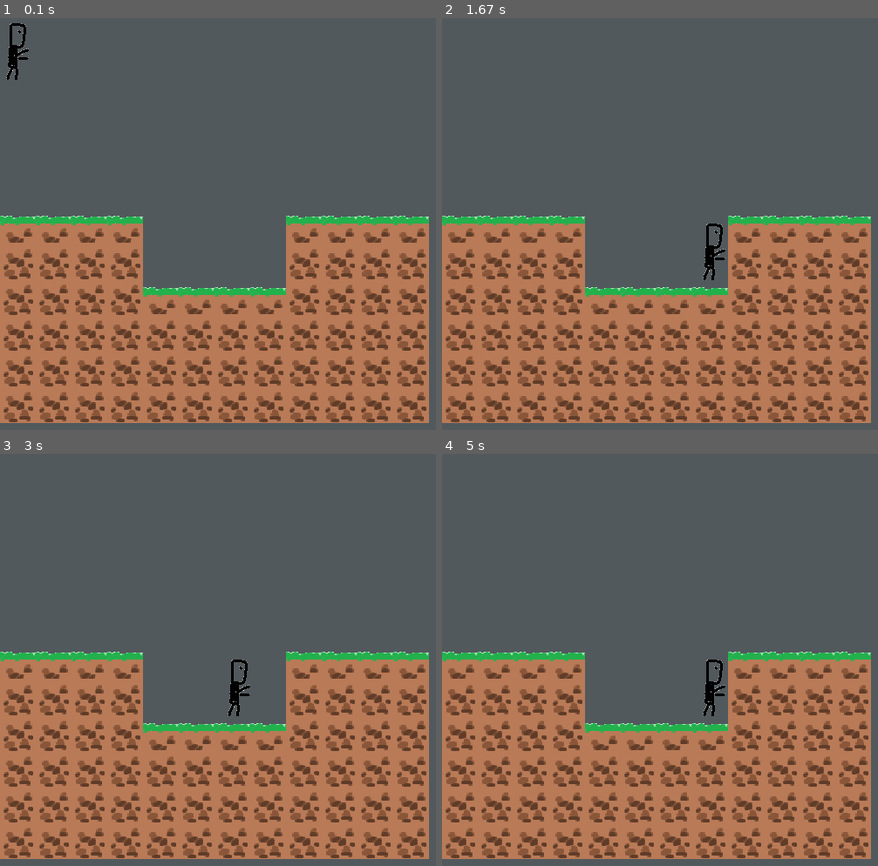
Above: before the commit, frames 1-4 (two rows, left to right).
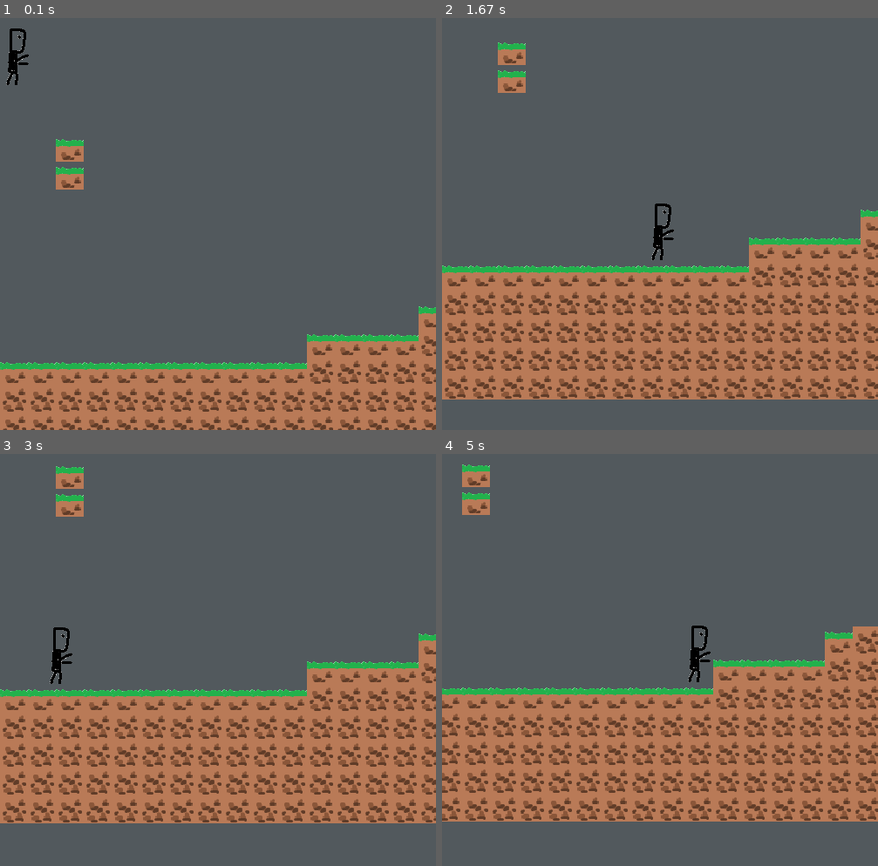
Above: after the commit, the same moments.

Repository: goglgo/pygame_jumBBGGing
Game: pygame game, started from main.py
Same seed, same stepped clock (60 frames per second), same inputs: the game is played once before the commit and once after it.
Inputs:
- Up to frame 1 (0.1 s): no input
- Up to frame 2 (1.67 s): hold Space 0.33-0.8 s; hold Right 0.33-0.8 s; hold Right 0.83-1.3 s; tap Space at 0.9, 1.2, 1.4 s; hold Right from 1.33 s (still down)
- Up to frame 3 (3 s): tap Space at 1.7, 1.9, 2.2, 2.47, 2.77, 2.9 s; release Right at 1.8 s; hold Left 1.83-2.37 s; hold Left 2.4-2.8 s; hold Right from 2.83 s (still down)
- Up to frame 4 (5 s): tap Space at 3.2, 3.57, 3.87, 4.07, 4.37, 4.57, 4.87 s; release Right at 3.47 s; hold Left 3.5-3.97 s; hold Right 4-4.47 s; hold Right 4.5-4.97 s

The runs differ from the first frame. In frame 1, 39% of the frame differs, in the area x 0-100%, y 1-100%; in frame 2, 31%; in frame 3, 33%; in frame 4, 34%.

Commit message:
added camera

Diff:
--- /dev/null
+++ b/camera_example.py
@@ -0,0 +1,191 @@
+#! /usr/bin/python
+
+import pygame
+from pygame import *
+
+SCREEN_SIZE = pygame.Rect((0, 0, 800, 640))
+TILE_SIZE = 32
+GRAVITY = pygame.Vector2((0, 0.3))
+
+class CameraAwareLayeredUpdates(pygame.sprite.LayeredUpdates):
+    def __init__(self, target, world_size):
+        super().__init__()
+        self.target = target
+        self.cam = pygame.Vector2(0, 0)
+        self.world_size = world_size
+        if self.target:
+            self.add(target)
+
+    def update(self, *args):
+        super().update(*args)
+        if self.target:
+            x = -self.target.rect.center[0] + SCREEN_SIZE.width/2
+            y = -self.target.rect.center[1] + SCREEN_SIZE.height/2
+            self.cam += (pygame.Vector2((x, y)) - self.cam) * 0.05
+            self.cam.x = max(-(self.world_size.width-SCREEN_SIZE.width), min(0, self.cam.x))
+            self.cam.y = max(-(self.world_size.height-SCREEN_SIZE.height), min(0, self.cam.y))
+
+    def draw(self, surface):
+        spritedict = self.spritedict
+        surface_blit = surface.blit
+        dirty = self.lostsprites
+        self.lostsprites = []
+        dirty_append = dirty.append
+        init_rect = self._init_rect
+        for spr in self.sprites():
+            rec = spritedict[spr]
+            newrect = surface_blit(spr.image, spr.rect.move(self.cam))
+            if rec is init_rect:
+                dirty_append(newrect)
+            else:
+                if newrect.colliderect(rec):
+                    dirty_append(newrect.union(rec))
+                else:
+                    dirty_append(newrect)
+                    dirty_append(rec)
+            spritedict[spr] = newrect
+        return dirty
+
+def main():
+    pygame.init()
+    screen = pygame.display.set_mode(SCREEN_SIZE.size)
+    pygame.display.set_caption("Use arrows to move!")
+    timer = pygame.time.Clock()
+
+    level = [
+        "PPPPPPPPPPPPPPPPPPPPPPPPPPPPPPPPPPPPPPPPPPPP",
+        "P                                          P",
+        "P                                          P",
+        "P                                          P",
+        "P                    PPPPPPPPPPP           P",
+        "P                                          P",
+        "P                                          P",
+        "P                                          P",
+        "P    PPPPPPPP                              P",
+        "P                                          P",
+        "P                          PPPPPPP         P",
+        "P                 PPPPPP                   P",
+        "P                                          P",
+        "P         PPPPPPP                          P",
+        "P                                          P",
+        "P                     PPPPPP               P",
+        "P                                          P",
+        "P   PPPPPPPPPPP                            P",
+        "P                                          P",
+        "P                 PPPPPPPPPPP              P",
+        "P                                          P",
+        "P                                          P",
+        "P                                          P",
+        "P                                          P",
+        "PPPPPPPPPPPPPPPPPEPPPPPPPPPPPPPPPPPPPPPPPPPP",]
+
+
+    platforms = pygame.sprite.Group()
+    player = Player(platforms, (TILE_SIZE, TILE_SIZE))
+    level_width  = len(level[0])*TILE_SIZE
+    level_height = len(level)*TILE_SIZE
+    entities = CameraAwareLayeredUpdates(player, pygame.Rect(0, 0, level_width, level_height))
+    # build the level
+    x = y = 0
+    for row in level:
+        for col in row:
+            if col == "P":
+                Platform((x, y), platforms, entities)
+            if col == "E":
+                ExitBlock((x, y), platforms, entities)
+            x += TILE_SIZE
+        y += TILE_SIZE
+        x = 0
+
+    while 1:
+
+        for e in pygame.event.get():
+            if e.type == QUIT:
+                return
+            if e.type == KEYDOWN and e.key == K_ESCAPE:
+                return
+
+        entities.update()
+
+        screen.fill((0, 0, 0))
+        entities.draw(screen)
+        pygame.display.update()
+        timer.tick(60)
+
+class Entity(pygame.sprite.Sprite):
+    def __init__(self, color, pos, *groups):
+        super().__init__(*groups)
+        self.image = Surface((TILE_SIZE, TILE_SIZE))
+        self.image.fill(color)
+        self.rect = self.image.get_rect(topleft=pos)
+
+class Player(Entity):
+    def __init__(self, platforms, pos, *groups):
+        super().__init__(Color("#0000FF"), pos)
+        self.vel = pygame.Vector2((0, 0))
+        self.onGround = False
+        self.platforms = platforms
+        self.speed = 8
+        self.jump_strength = 10
+
+    def update(self):
+        pressed = pygame.key.get_pressed()
+        up = pressed[K_UP]
+        left = pressed[K_LEFT]
+        right = pressed[K_RIGHT]
+        running = pressed[K_SPACE]
+
+        if up:
+            # only jump if on the ground
+            if self.onGround: self.vel.y = -self.jump_strength
+        if left:
+            self.vel.x = -self.speed
+        if right:
+            self.vel.x = self.speed
+        if running:
+            self.vel.x *= 1.5
+        if not self.onGround:
+            # only accelerate with gravity if in the air
+            self.vel += GRAVITY
+            # max falling speed
+            if self.vel.y > 100: self.vel.y = 100
+        # print(self.vel.y)
+        if not(left or right):
+            self.vel.x = 0
+        # increment in x direction
+        self.rect.left += self.vel.x
+        # do x-axis collisions
+        self.collide(self.vel.x, 0, self.platforms)
+        # increment in y direction
+        self.rect.top += self.vel.y
+        # assuming we're in the air
+        self.onGround = False;
+        # do y-axis collisions
+        self.collide(0, self.vel.y, self.platforms)
+
+    def collide(self, xvel, yvel, platforms):
+        for p in platforms:
+            if pygame.sprite.collide_rect(self, p):
+                if isinstance(p, ExitBlock):
+                    pygame.event.post(pygame.event.Event(QUIT))
+                if xvel > 0:
+                    self.rect.right = p.rect.left
+                if xvel < 0:
+                    self.rect.left = p.rect.right
+                if yvel > 0:
+                    self.rect.bottom = p.rect.top
+                    self.onGround = True
+                    self.vel.y = 0
+                if yvel < 0:
+                    self.rect.top = p.rect.bottom
+
+class Platform(Entity):
+    def __init__(self, pos, *groups):
+        super().__init__(Color("#DDDDDD"), pos, *groups)
+
+class ExitBlock(Entity):
+    def __init__(self, pos, *groups):
+        super().__init__(Color("#0033FF"), pos, *groups)
+
+if __name__ == "__main__":
+    main()
--- a/main.py
+++ b/main.py
@@ -4,16 +4,17 @@
 
 BASE_DIR = os.getcwd()
 ASSET_DIR = os.path.join(BASE_DIR, "assets")
+MAP_DIR = os.path.join(BASE_DIR, "maps")
 
 # Set up the drawing window size
 SCREEN_WIDTH = 500
 SCREEN_HEIGHT = 500
-
+TILE_SIZE = 32
 
 from pygame.locals import *
 from modules.map import *
 from modules.player import *
-
+from modules.camera import *
 pygame.init()
 
 
@@ -24,6 +25,7 @@
 
 os.environ['SCREEN_WIDTH'] = str(SCREEN_WIDTH)
 os.environ['SCREEN_HEIGHT'] = str(SCREEN_HEIGHT)
+os.environ['TILE_SIZE'] = str(TILE_SIZE)
 
 SCREEN_SIZE = (SCREEN_WIDTH, SCREEN_HEIGHT)
 screen = pygame.display.set_mode(SCREEN_SIZE)
@@ -63,10 +65,9 @@
 
 
 
-Player = PlayerObject()
 
-Map = GameMap()
 
+Map = GameMap(os.path.join(MAP_DIR, "map_level1.txt"))
 test_sprite = CollideTest()
 
 collide_sprites = pygame.sprite.Group()
@@ -78,29 +79,18 @@
     "test": collide_sprites
 }
 
+Player = PlayerObject(collisions_group)
+
+entities = CameraAwareLayeredUpdates(Player, pygame.Rect(0, 0, Map.total_width, Map.total_width))
+entities.add(Map.collision_group)
+
 while EVENT.running:
     EVENT.check()
 
-    # screen에 흰색을 채웁니다.
-    screen.fill((255, 255, 255))
+    entities.update()
 
-    # display에 다른 색을 채웁니다.
-    display.fill((82, 89, 93))
-    Map.update(display)
-
-    display.blit(Player.surf, Player.rect)
-    # display.blit(test_sprite.surf, test_sprite.rect)
-    screen.blit(display, (0, 0))
-
-    display = pygame.transform.scale(display, (SCREEN_WIDTH, SCREEN_HEIGHT))
-    # test_sprite.resize((SCREEN_WIDTH, SCREEN_HEIGHT))
-
-    # if pygame.sprite.spritecollideany(Player, collide_sprites):
-    #     test_sprite.red_update()
-    # else :
-    #     test_sprite.black_update()
-
-    Player.move(collisions_group)
+    screen.fill((82, 89, 93))
+    entities.draw(screen)
 
     pygame.display.flip()
     clock.tick(60)
--- /dev/null
+++ b/maps/map_level1.txt
@@ -0,0 +1,18 @@
+0000000000000000000000000000000000000000000000000000000000000000000000000000000000000000
+0000000000000000000000000000000000000000000000000000000000000000000000000000000000000000
+0000000000000000000000000000000000000000000000000000000000000000000000000000000000000000
+0000000000000000000000000000000000000000000000000000000000000000000000000000000000000000
+0000000000000000000000000000000000000000000000000000000000000000000000000000000000000000
+0010000000000000000000000000000000000000000000000000000000000000000000000000000000000000
+0010000000000000000000000000000000000000000000000000000000000000000000000000000000000000
+0000000000000000000000000000000000000000000000000000000000000000000000000000000000000000
+0000000000000000000000000000000000000000000000000000000000000000000000000000000000000000
+0000000000000000000000000000000000000000000000000000000000000000000000000000000000000000
+0000000000000000010000000000000000000000000000000000000000000000000000000000000000000000
+0000000000000001220000000000000000000000000000000000000000111111111000000000000000000000
+000000000001111222000001111110000000000000000000000000000000000000000000000000000000000
+1111111111122222221111112222211111111111111111111111111111111111111111111111111111111111
+2222222222222222222222222222222222222222222222222222222222222222222222222222222222222222
+2222222222222222222222222222222222222222222222222222222222222222222222222222222222222222
+2222222222222222222222222222222222222222222222222222222222222222222222222222222222222222
+2222222222222222222222222222222222222222222222222222222222222222222222222222222222222222
--- /dev/null
+++ b/modules/camera.py
@@ -0,0 +1,48 @@
+import pygame, os
+
+SCREEN_WIDTH = int(os.environ.get('SCREEN_WIDTH', 500))
+SCREEN_HEIGHT = int(os.environ.get('SCREEN_HEIGHT', 500))
+SCREEN_SIZE = pygame.Rect((0, 0, SCREEN_WIDTH, SCREEN_HEIGHT))
+
+
+class CameraAwareLayeredUpdates(pygame.sprite.LayeredUpdates):
+    def __init__(self, target, world_size):
+        super().__init__()
+        self.target = target
+        self.cam = pygame.Vector2(0, 0)
+        self.world_size = world_size
+        if self.target:
+            self.add(target)
+
+    def update(self, *args):
+        super().update(*args)
+        if self.target:
+            x = -self.target.rect.center[0] + SCREEN_SIZE.width/2
+            y = -self.target.rect.center[1] + SCREEN_SIZE.height/2
+            self.cam += (pygame.Vector2((x, y)) - self.cam) * 0.05
+            self.cam.x = max(-(self.world_size.width-SCREEN_SIZE.width), min(0, self.cam.x))
+            self.cam.y = max(-(self.world_size.height-SCREEN_SIZE.height), min(0, self.cam.y))
+
+    def draw(self, surface):
+        spritedict = self.spritedict
+        surface_blit = surface.blit
+
+        dirty = self.lostsprites
+
+        self.lostsprites = []
+        dirty_append = dirty.append
+
+        init_rect = self._init_rect
+        for spr in self.sprites():
+            rec = spritedict[spr]
+            newrect = surface_blit(spr.image, spr.rect.move(self.cam))
+            if rec is init_rect:
+                dirty_append(newrect)
+            else:
+                if newrect.colliderect(rec):
+                    dirty_append(newrect.union(rec))
+                else:
+                    dirty_append(newrect)
+                    dirty_append(rec)
+            spritedict[spr] = newrect
+        return dirty
--- a/modules/map.py
+++ b/modules/map.py
@@ -4,6 +4,20 @@
 
 SCREEN_WIDTH = int(os.environ.get('SCREEN_WIDTH', 500))
 SCREEN_HEIGHT = int(os.environ.get('SCREEN_HEIGHT', 500))
+
+# https://stackoverflow.com/questions/14354171/add-scrolling-to-a-platformer-in-pygame
+
+
+class Camera(object):
+    def __init__(self, camera_func, width, height):
+        self.camera_func = camera_func
+        self.state = pygame.Rect(0, 0, width, height)
+
+    def apply(self, target):
+        return target.rect.move(self.state.topleft)
+
+    def update(self, target):
+        self.state = self.camera_func(self.state, target.rect)
 
 class Tile(pygame.sprite.Sprite):
     def __init__(self, img: pygame.Surface, x, y, w, h):
@@ -13,33 +27,40 @@
         self.rect = pygame.Rect(x, y, w, h)
 
 class GameMap(object):
-    def __init__(self):
+    def __init__(self, file_path=None):
         dirt_path = os.path.join(ASSET_DIR, "tiles", "dirt.png")
         grass_path = os.path.join(ASSET_DIR, "tiles", "grass.png")
 
-        self.tile_size = 25
+        self.tile_size = int(os.environ.get('TILE_SIZE', 32))
         self.dirt_img = pygame.image.load(dirt_path)
         self.grass_img = pygame.image.load(grass_path)
         self.none_img = pygame.Surface((self.tile_size, self.tile_size))
         self.none_img.fill((82, 89, 93))
-        self.game_map = [   [0,0,0,0,0,0,0,0,0,0,0,0],
-                            [0,0,0,0,0,0,0,0,0,0,0,0],
-                            [0,0,0,0,0,0,0,0,0,0,0,0],
-                            [0,0,0,0,0,0,0,0,0,0,0,0],
-                            [0,0,0,0,0,0,0,0,0,0,0,0],
-                            [0,0,0,0,0,0,0,0,0,0,0,0],
-                            [1,1,1,1,0,0,0,0,1,1,1,1],
-                            [2,2,2,2,0,0,0,0,2,2,2,2],
-                            [2,2,2,2,1,1,1,1,2,2,2,2],
-                            [2,2,2,2,2,2,2,2,2,2,2,2],
-                            [2,2,2,2,2,2,2,2,2,2,2,2],
-                            [2,2,2,2,2,2,2,2,2,2,2,2],   ]
+        self.scroll = [0, 0]
 
-        self.tile_size_y = SCREEN_HEIGHT // len(self.game_map)
-        self.tile_size_x = SCREEN_WIDTH // len(self.game_map[0])
-        self.dirt_img = pygame.transform.scale(self.dirt_img, (self.tile_size_x, self.tile_size_y))
-        self.grass_img = pygame.transform.scale(self.grass_img, (self.tile_size_x, self.tile_size_y))
-        self.none_img = pygame.transform.scale(self.none_img, (self.tile_size_x, self.tile_size_y))
+        if file_path is None:
+            self.game_map = [   [0,0,0,0,0,0,0,0,0,0,0,0],
+                                [0,0,0,0,0,0,0,0,0,0,0,0],
+                                [0,0,0,0,0,0,0,0,0,0,0,0],
+                                [0,0,0,0,0,0,0,0,0,0,0,0],
+                                [0,0,0,0,0,0,0,0,0,0,0,0],
+                                [0,0,0,0,0,0,0,0,0,0,0,0],
+                                [1,1,1,1,0,0,0,0,1,1,1,1],
+                                [2,2,2,2,0,0,0,0,2,2,2,2],
+                                [2,2,2,2,1,1,1,1,2,2,2,2],
+                                [2,2,2,2,2,2,2,2,2,2,2,2],
+                                [2,2,2,2,2,2,2,2,2,2,2,2],
+                                [2,2,2,2,2,2,2,2,2,2,2,2],   ]
+        else:
+            self.game_map = self.load(file_path)
+
+        TILE_SIZE = self.tile_size
+        # self.tile_size_y = TILE_SIZE
+        # self.tile_size_x = TILE_SIZE
+
+        self.dirt_img = pygame.transform.scale(self.dirt_img, (TILE_SIZE, TILE_SIZE))
+        self.grass_img = pygame.transform.scale(self.grass_img, (TILE_SIZE, TILE_SIZE))
+        self.none_img = pygame.transform.scale(self.none_img, (TILE_SIZE, TILE_SIZE))
 
         self.grass_img.set_colorkey((255,255,255))
 
@@ -52,22 +73,65 @@
                 # if tile == 0 :
                     # surf.blit(self.none_img, (x * self.tile_size_x, y * self.tile_size_y))
                 if tile == 1 :
-                    vx = x * self.tile_size_x
-                    vy = y * self.tile_size_y
-                    w =  self.tile_size_x
-                    h = self.tile_size_y
+                    vx = x * self.tile_size
+                    vy = y * self.tile_size
+                    w =  self.tile_size
+                    h = self.tile_size
                     grass = Tile(self.grass_img, vx, vy, w, h)
                     self.collision_group.add(grass)
 
                 if tile == 2 :
-                    vx = x * self.tile_size_x
-                    vy = y * self.tile_size_y
-                    w =  self.tile_size_x
-                    h = self.tile_size_y
+                    vx = x * self.tile_size
+                    vy = y * self.tile_size
+                    w =  self.tile_size
+                    h = self.tile_size
                     dirt = Tile(self.dirt_img, vx, vy, w, h)
                     self.collision_group.add(dirt)
                 x += 1
             y += 1
 
-    def update(self, surf : pygame.Surface):
+    def load(self, file_path:str):
+        f = open(file_path, 'r')
+        data = f.read()
+        f.close()
+        data = data.split('\n')
+        game_map = []
+        for row in data:
+            res = list(row)
+            res = [ eval(i) for i in res ]
+            game_map.append(res)
+        return game_map
+
+
+    def update(self, surf):
         self.collision_group.draw(surf)
+        # pass
+        # for e in self.collision_group:
+        #     surf.blit(e.image, camera.apply(e))
+
+    @property
+    def total_width(self):
+        return len(self.game_map[0])*self.tile_size
+
+    @property
+    def total_height(self):
+        return len(self.game_map)*self.tile_size
+
+
+def simple_camera(camera, target_rect):
+    l, t, _, _ = target_rect # l = left,  t = top
+    _, _, w, h = camera      # w = width, h = height
+    return pygame.Rect(-l + SCREEN_WIDTH/2, -t+SCREEN_HEIGHT/2, w, h)
+
+
+def complex_camera(camera, target_rect):
+    # we want to center target_rect
+    x = -target_rect.center[0] + SCREEN_WIDTH/2
+    y = -target_rect.center[1] + SCREEN_HEIGHT/2
+    # move the camera. Let's use some vectors so we can easily substract/multiply
+    camera.topleft += (pygame.Vector2((x, y)) - pygame.Vector2(camera.topleft)) * 0.06 # add some smoothness coolnes
+    # set max/min x/y so we don't see stuff outside the world
+    camera.x = max(-(camera.width-SCREEN_WIDTH), min(0, camera.x))
+    camera.y = max(-(camera.height-SCREEN_HEIGHT), min(0, camera.y))
+
+    return camera
--- a/modules/player.py
+++ b/modules/player.py
@@ -6,7 +6,7 @@
 ASSET_DIR = os.path.join(BASE_DIR, "assets")
 
 class PlayerObject(pygame.sprite.Sprite):
-    def __init__(self):
+    def __init__(self, collision_group:dict[pygame.sprite.Group]):
         super(PlayerObject, self).__init__()
         player_picture_path = os.path.join(ASSET_DIR, "player", "player.png")
         picture = pygame.image.load(player_picture_path)
@@ -15,6 +15,7 @@
         # surf from picture by .convert()
         self.surf = picture.convert()
         self.surf.set_colorkey((255,255,255))
+        self.image = self.surf
 
         # rect from surf by .get_rect()
         self.rect = self.surf.get_rect()
@@ -26,48 +27,73 @@
         # self.player_y_momentum = 0.2
         self.right = False
         self.left = False
-        self.up = False
+        # self.up = False
         # self.down = False
         self.y_acc = 0
+        self.x_acc = 0
 
-    def move(self, collision_group:dict[pygame.sprite.Group]):
+        self.x_velocity = 0
+        self.y_velocity = 0
+
+        self.collision_group = collision_group
+
+    def jump(self):
+        # self.rect.y += 1
+        # self.rect.y -= 1
+        self.y_velocity -= 10
+
+    def update(self):
         pressed_keys = pygame.key.get_pressed()
 
-        x_velocity = 0
-        y_velocity = 0
+        self.x_velocity = 0
+        self.y_velocity = 0
 
         if pressed_keys[K_LEFT]:
-            x_velocity -= 10
+            self.x_velocity -= 5
 
         if pressed_keys[K_RIGHT]:
-            x_velocity += 10
+            self.x_velocity += 5
 
-        if pressed_keys[K_UP]:
-            y_velocity -= 10
+        if pressed_keys[K_SPACE]:
+            self.jump()
+
+        # if pressed_keys[K_UP]:
+        #     self.y_velocity -= 10
+        #     self.x_acc += 0.15
+        #     if self.x_acc > 10 :
+        #         self.x_acc = 10
 
         # if pressed_keys[K_DOWN]:
-        #     y_velocity += 10
+        #     self.y_velocity += 10
 
         if self.rect.left < 0:
             self.rect.left = 0
 
-        if self.rect.right > self.screen_width:
-            self.rect.right = self.screen_width
+        # if self.rect.right > self.screen_width:
+        #     self.rect.right = self.screen_width
 
-        if self.rect.y > self.screen_height - self.picture.get_height():
-            self.rect.top = self.screen_height - self.picture.get_height()
+        # if self.rect.y > self.screen_height - self.picture.get_height():
+        #     self.rect.top = self.screen_height - self.picture.get_height()
 
         if self.rect.y < 0:
             self.rect.top = 0
 
         self.y_acc += 0.15
-        y_velocity += 5 + self.y_acc
+        self.y_velocity += 5 + self.y_acc
 
-        self.rect.x += x_velocity
-        self._check_collision_x(x_velocity, collision_group["map"])
+        # # when left
+        # if self.x_velocity < 0:
+        #     self.x_velocity += self.x_acc
 
-        self.rect.y += y_velocity
-        self._check_collision_y(y_velocity, collision_group["map"])
+        # # when right
+        # elif self.x_velocity > 0:
+        #     self.x_velocity -= self.x_acc
+
+        self.rect.x += self.x_velocity
+        self._check_collision_x(self.x_velocity, self.collision_group["map"])
+
+        self.rect.y += self.y_velocity
+        self._check_collision_y(self.y_velocity, self.collision_group["map"])
 
 
     def _check_collision_x(self, x_velocity, collision_group, is_Destroy=False):
@@ -95,8 +121,10 @@
                 # 플레이어의 아래쪽은 충될된 타일의 윗쪽과 같게
                 self.rect.bottom = tile.rect.top
                 self.y_acc = 0
+                self.x_acc = 0
 
             # y velocity 가 0보다 작을 때 :: 윗 쪽으로 갈 대
             if y_velocity < 0 :
                 self.rect.top = tile.rect.bottom
                 self.y_acc = 0
+                self.x_acc = 0
Binary file changed: assets/player/player.png
Binary file changed: assets/tiles/grass.png
